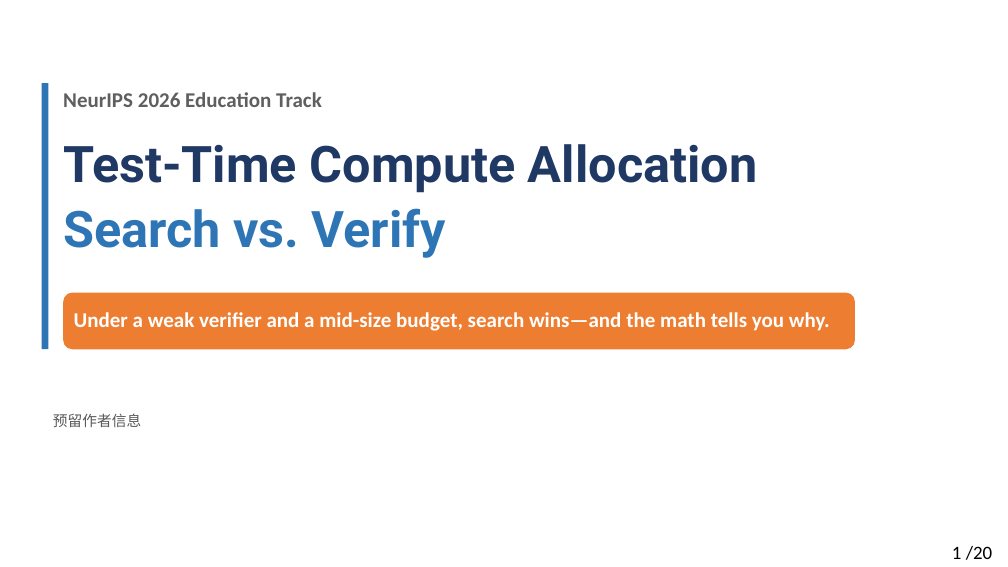
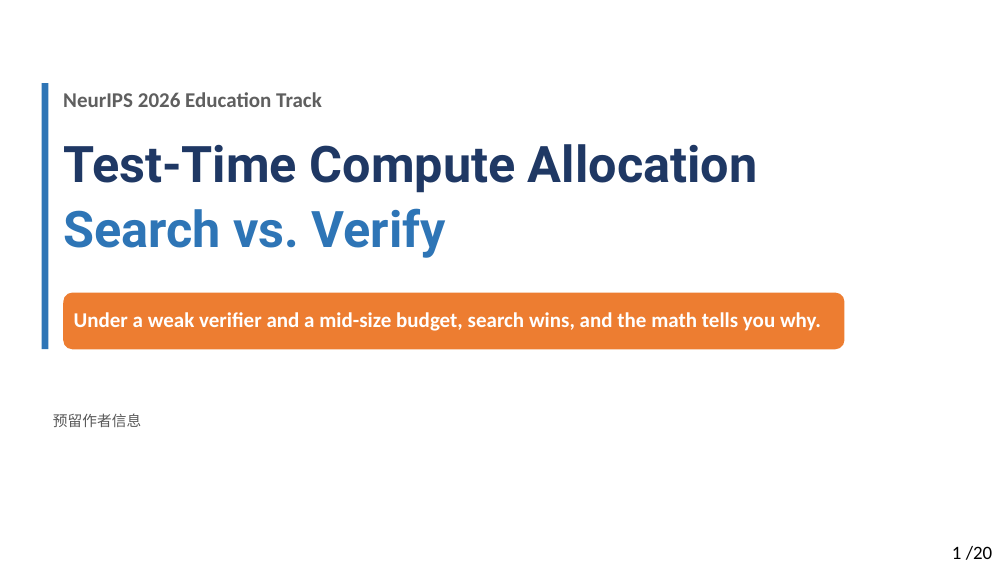
Before and after one commit to Solitus0726/search-vs-verify-course, a slide deck: slide 1 of slides/lecture_slides.pptx. Drawn at 1008x567 pixels with LibreOffice and Linux fonts; fonts in the diff are those of the drawing. Boxes give left, top, right and bottom in pixels: in the first picture for what was removed or moved away, otherwise in the second. Text is boxed around its words. In the diff, an @@ line names an element or a change of style, - is before the commit and + after.

```diff
--- a/slides/lecture_slides.pptx
+++ b/slides/lecture_slides.pptx
@@ rounded rectangle: place and size @@
-rounded rectangle at bbox=[64, 293, 855, 349]
+rounded rectangle at bbox=[64, 293, 845, 349]
@@ text at bbox=[74, 312, 821, 331]: text changed @@
-Under a weak verifier and a mid-size budget, search wins—and the math tells you why.
+Under a weak verifier and a mid-size budget, search wins, and the math tells you why.
```
Also in this commit, not shown: 17 other slides changed, 1 other file.
